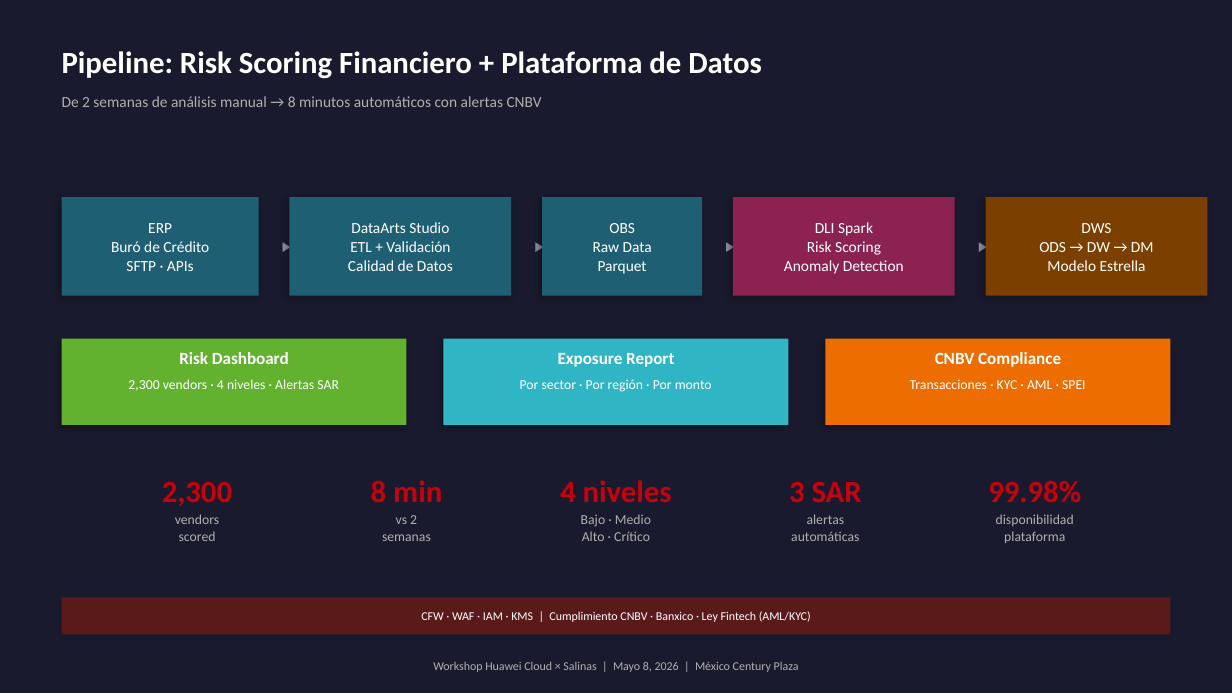
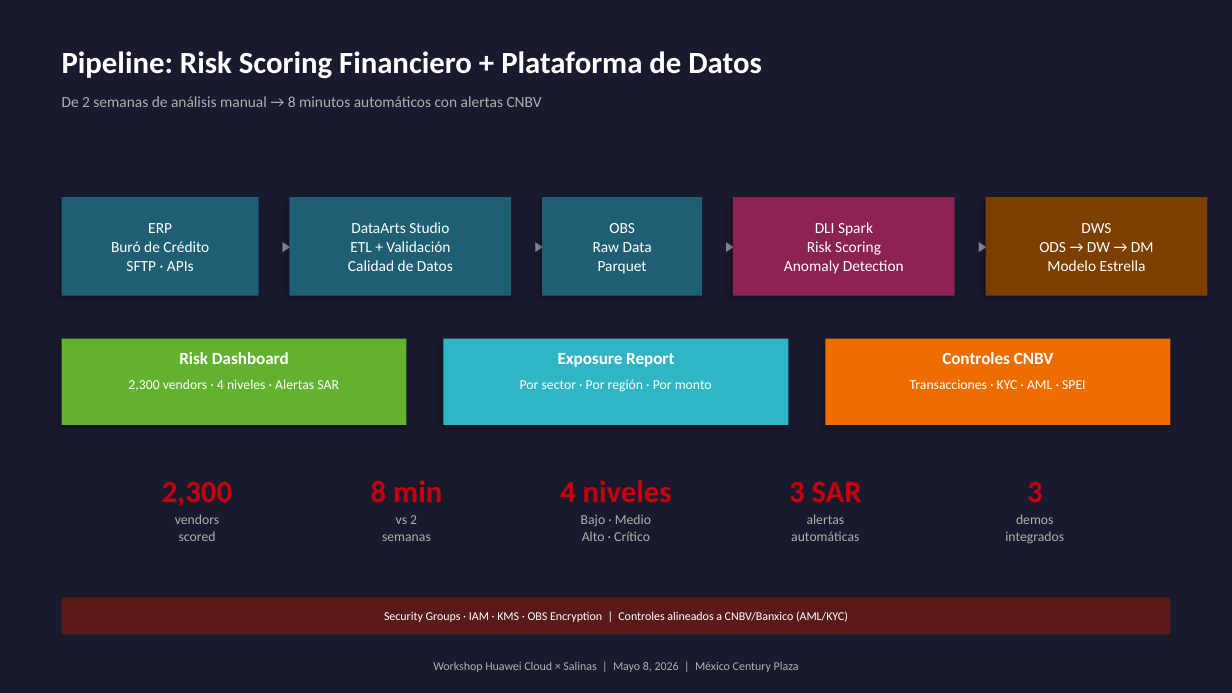
Before and after one commit to Borre/ayco-huawei-cloud, a slide deck: slide 2 of docs/slides-arquitectura.pptx. Drawn at 1232x693 pixels with LibreOffice and Linux fonts; fonts in the diff are those of the drawing. Boxes give left, top, right and bottom in pixels: in the first picture for what was removed or moved away, otherwise in the second. Text is boxed around its words. In the diff, an @@ line names an element or a change of style, - is before the commit and + after.

```diff
--- a/docs/slides-arquitectura.pptx
+++ b/docs/slides-arquitectura.pptx
@@ text at box(942, 352, 1054, 364): text changed @@
-CNBV Compliance
+Controles CNBV
@@ text at box(1027, 482, 1043, 502): text changed @@
-99.98%
+3
@@ text at box(1005, 514, 1064, 544): text changed @@
-disponibilidad
-plataforma
+demos
+integrados
@@ text at box(384, 611, 848, 622): text changed @@
-CFW · WAF · IAM · KMS | Cumplimiento CNBV · Banxico · Ley Fintech (AML/KYC)
+Security Groups · IAM · KMS · OBS Encryption | Controles alineados a CNBV/Banxico (AML/KYC)
```
Also in this commit, not shown: 2 other slides changed, 6 other files.
